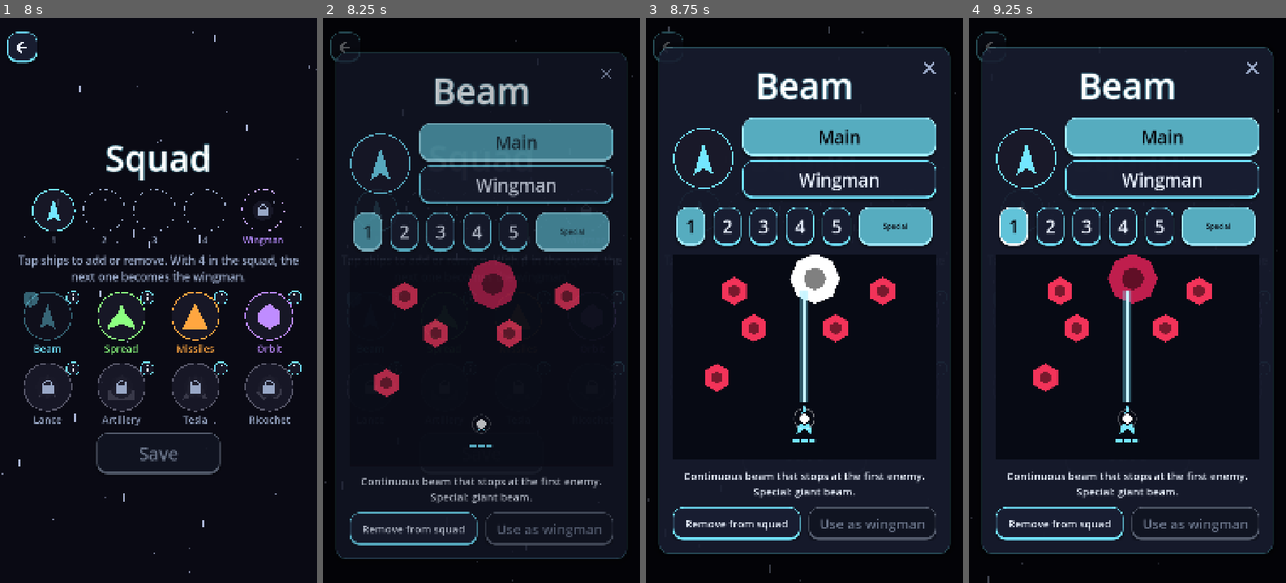
Above: before the commit, frames 1-4 (left to right).
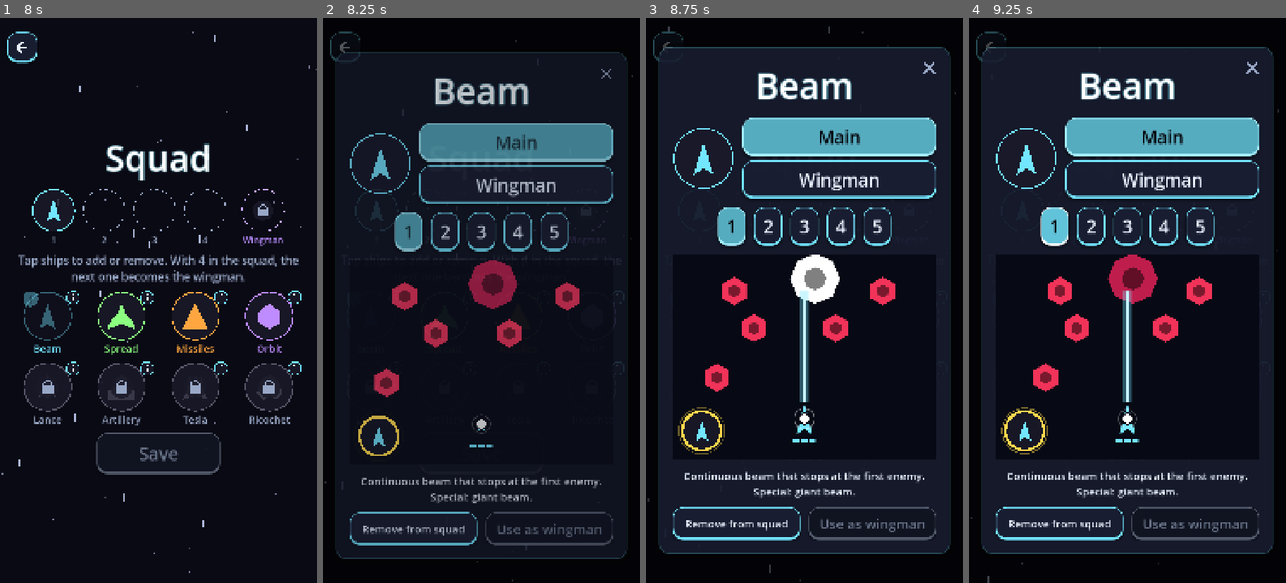
Above: after the commit, the same moments.

Repository: GDPonsoni/Nucleon-Squad-3D
Game: Godot game, scene res://scenes/squad.tscn
Two runs of this game, one before a commit and one after it. Both use one fixed random seed, a clock stepped at 60 frames per second and the inputs below. This scene is started directly instead of the project's main scene.
Inputs (mouse positions are in pixels of both pictures, inside the frame that each line leads up to):
- Up to frame 1 (8 s): move the mouse to (228, 272) at 0.52 s; hold Right (ui_right) 0.53-1.25 s; click (228, 272) at 0.67 s; click (53, 210) at 1.27 s; click (104, 210) at 2.02 s; click (155, 210) at 2.77 s; click (206, 210) at 3.52 s; click (263, 210) at 4.27 s; click (53, 221) at 5.02 s; click (104, 221) at 5.77 s; click (155, 221) at 6.52 s; click (47, 317) at 7.27 s
- Up to frame 2 (8.25 s): click (389, 300) at 8.02 s
- Up to frame 3 (8.75 s): no input
- Up to frame 4 (9.25 s): click "1" at 8.75 s

Frame 1 is identical in both runs. In frame 2, 3.7% of the frame differs, in the area x 9-91%, y 34-78%; in frame 3, 4.0%, in the area x 9-91%, y 33-78%; in frame 4, 3.9%.

Commit message:
tune(ui): especial da inspeção com o botão da partida e recarga rápida
O especial na inspeção usa o mesmo botão redondo da partida, no canto da
demonstração; o anel recarrega em 0,8 s para testar várias vezes.

Co-Authored-By: Claude Opus 5.5 <noreply@anthropic.com>

Diff:
--- a/data/i18n/strings.csv
+++ b/data/i18n/strings.csv
@@ -171,4 +171,3 @@
 INSPECT_SET_AUX,Use as wingman,Usar como auxiliar,Usar como auxiliar
 INSPECT_CLEAR_AUX,Remove wingman,Tirar auxiliar,Quitar auxiliar
 INSPECT_UPGRADE,Wingman power-up: %s,Power-up da auxiliar: %s,Power-up de la auxiliar: %s
-INSPECT_SPECIAL,Special,Especial,Especial
--- a/scripts/core/params.gd
+++ b/scripts/core/params.gd
@@ -315,8 +315,8 @@
 var inspect_target_sway_speed: float = 1.3
 var inspect_level_button_size: float = 96.0
 var inspect_mode_button_height: float = 110.0
-var inspect_special_button_width: float = 250.0
-var inspect_special_wait_seconds: float = 3.0  # entre especiais na demonstração
+var inspect_special_refill_seconds: float = 0.8  # recarga do especial na demonstração (tempo real)
+var inspect_special_margin: float = 24.0  # botão do especial no canto da demonstração
 var inspect_locked_icon_scale: float = 1.4
 var inspect_text_font_size: int = 36
 
--- a/scripts/ui/ship_inspect.gd
+++ b/scripts/ui/ship_inspect.gd
@@ -22,8 +22,8 @@
 var _level_row: HBoxContainer
 var _demo: WeaponDemo
 var _description: Label
-var _special_button: Button
-var _special_wait: float = 0.0
+var _special_button: SpecialButton
+var _special_charge: float = 1.0
 var _squad_button: Button
 var _companion_button: Button
 
@@ -73,8 +73,19 @@
 	_level_row.add_theme_constant_override("separation", Params.dialog_spacing)
 	body.add_child(_level_row)
 
-	_demo = WeaponDemo.new(Vector2(content_width, content_width * Params.inspect_demo_height_ratio))
-	body.add_child(_demo)
+	# Demonstração com o mesmo botão de especial da partida no canto inferior esquerdo
+	var demo_size := Vector2(content_width, content_width * Params.inspect_demo_height_ratio)
+	var demo_holder := Control.new()
+	demo_holder.custom_minimum_size = demo_size
+	body.add_child(demo_holder)
+	_demo = WeaponDemo.new(demo_size)
+	demo_holder.add_child(_demo)
+	_special_button = SpecialButton.new()
+	_special_button.body = ship
+	_special_button.charge = 1.0
+	_special_button.position = Vector2(Params.inspect_special_margin, demo_size.y - Params.special_button_size - Params.inspect_special_margin)
+	_special_button.pressed.connect(_on_special_pressed)
+	demo_holder.add_child(_special_button)
 
 	_description = Label.new()
 	_description.auto_translate_mode = Node.AUTO_TRANSLATE_MODE_DISABLED
@@ -107,11 +118,10 @@
 
 func _process(delta: float) -> void:
 	super(delta)
-	# Espera entre especiais na demonstração (tempo real), para não acumular efeitos
-	if _special_wait > 0.0:
-		_special_wait -= delta / maxf(Engine.time_scale, 0.01)
-		if _special_wait <= 0.0 and _special_button != null:
-			_special_button.disabled = false
+	# Depois de usar, o anel do especial recarrega rápido (tempo real) para testar de novo
+	if _special_button != null and _special_charge < 1.0:
+		_special_charge = minf(_special_charge + delta / maxf(Engine.time_scale, 0.01) / Params.inspect_special_refill_seconds, 1.0)
+		_special_button.charge = _special_charge
 
 
 func _action_button(row: HBoxContainer, action: Callable) -> Button:
@@ -145,22 +155,14 @@
 		button.pressed.connect(_set_level.bind(i + 1))
 		_level_row.add_child(button)
 	# Especial: só a arma principal tem
-	if _mode == Mode.MAIN:
-		_special_button = UiFactory.make_primary_button("INSPECT_SPECIAL")
-		_special_button.custom_minimum_size = Vector2(Params.inspect_special_button_width, Params.inspect_level_button_size)
-		UiFactory.fit_button_text(_special_button)
-		_special_button.disabled = _special_wait > 0.0
-		_special_button.pressed.connect(_on_special_pressed)
-		_level_row.add_child(_special_button)
-	else:
-		_special_button = null
+	_special_button.visible = _mode == Mode.MAIN
 
 
 func _set_level(level: int) -> void:
 	_level = level
 	var index: int = 0
 	for child in _level_row.get_children():
-		if child.is_queued_for_deletion() or child == _special_button:
+		if child.is_queued_for_deletion():
 			continue
 		(child as Button).theme_type_variation = &"PrimaryButton" if index == level - 1 else &""
 		index += 1
@@ -190,10 +192,12 @@
 
 
 func _on_special_pressed() -> void:
+	if _special_charge < 1.0:
+		return
 	Audio.play(&"special_fire")
 	_demo.trigger_special(ship)
-	_special_button.disabled = true
-	_special_wait = Params.inspect_special_wait_seconds
+	_special_charge = 0.0
+	_special_button.charge = 0.0
 
 
 func _on_squad_pressed() -> void:
--- a/tests/ui_smoke.gd
+++ b/tests/ui_smoke.gd
@@ -90,7 +90,12 @@
 						overflow += _check_overflow(inspect, "inspeção %s %s" % [body.id, language])
 					# Especial na demonstração (pega erros dos efeitos fora da partida)
 					inspect.call("_on_special_pressed")
-					await get_tree().create_timer(0.5, true, false, true).timeout
+					await get_tree().create_timer(Params.inspect_special_refill_seconds + 0.2, true, false, true).timeout
+					if float(inspect.get("_special_charge")) < 1.0:
+						printerr("FALHOU: especial da inspeção não recarregou")
+						failures += 1
+					inspect.call("_on_special_pressed")  # de novo
+					await get_tree().create_timer(0.3, true, false, true).timeout
 					inspect.call("_on_companion_pressed")
 					inspect.call("_on_squad_pressed")
 					inspect.close()
